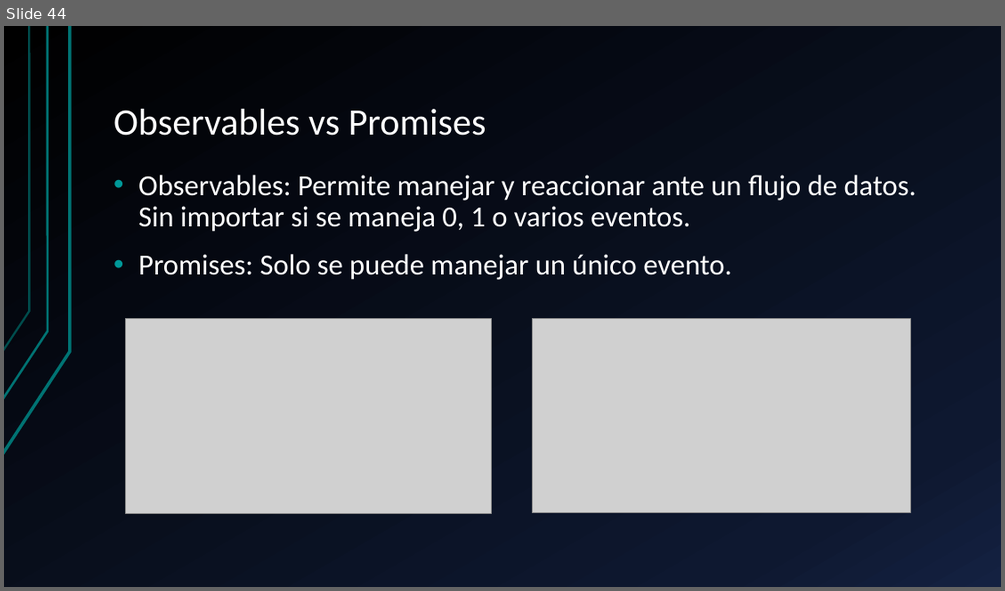
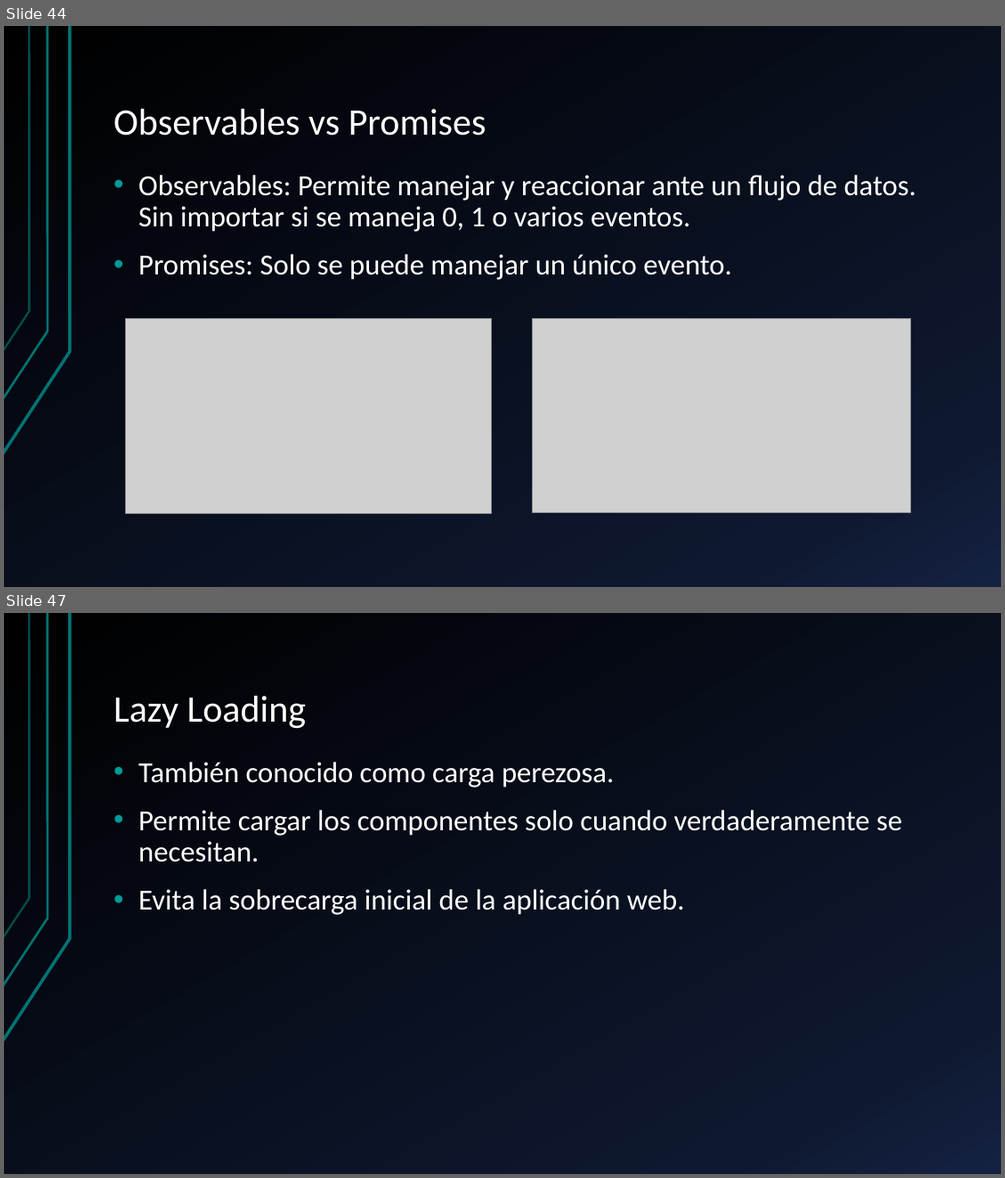
Before and after one commit to KevinToala/capacitacionAngular, a slide deck: Angular.pptx. Shown one above the other, each under a label of ours: slide 44 before the commit, slides 44 and 47 after it; the slides between them are not shown. The pictures are 1005x591 and 1005x1178 pixels, drawn with LibreOffice and Linux fonts; fonts in the diff are those of the drawing; grey boxes stand for pictures. Boxes give left, top, right and bottom in pixels: in the first picture for what was removed or moved away, otherwise in the second. Text is boxed around its words. In the diff, an @@ line names an element or a change of style, - is before the commit and + after.

```diff
--- a/Angular.pptx
+++ b/Angular.pptx
@@ slide 47 added at bbox=[4, 613, 1001, 1174], background gradient #000000 to #0F1931 to #142242; not listed: 3 template elements that a slide beside it also shows @@
@@ title added at bbox=[113, 696, 306, 729], 36 pt, text #FFFFFF @@
+Lazy Loading
@@ text added at bbox=[138, 762, 902, 915], 28 pt, text #FFFFFF @@
+• También conocido como carga perezosa.
+• Permite cargar los componentes solo cuando verdaderamente se necesitan.
+• Evita la sobrecarga inicial de la aplicación web.
```
Also in this commit, not shown: 1 slide changed, 4 other slides added, 21 other files.
